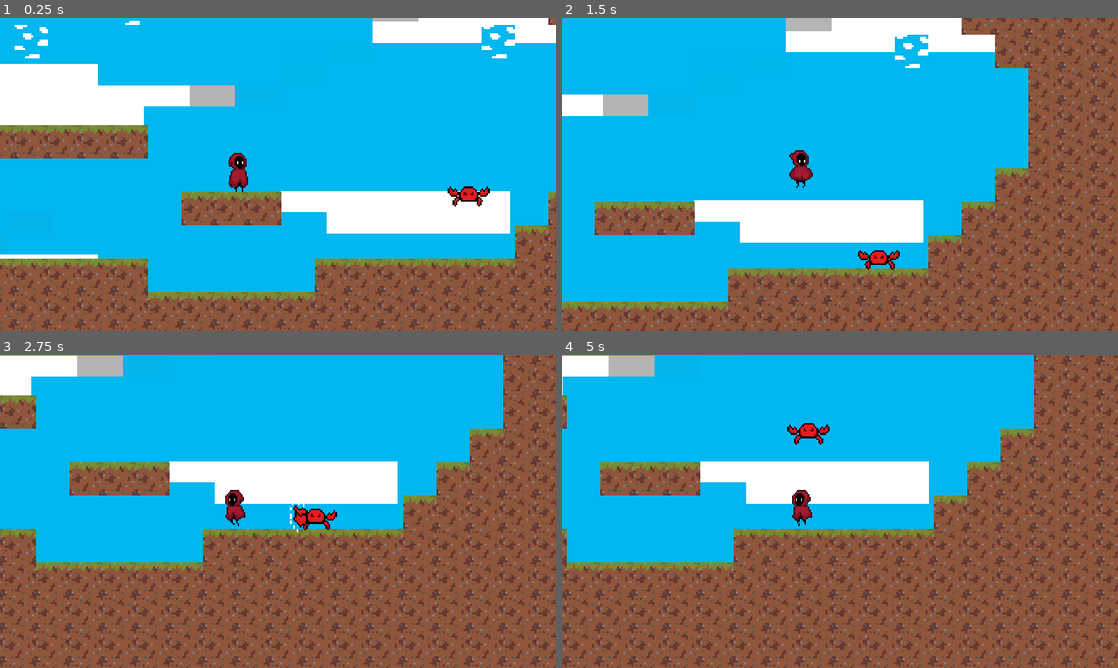
Above: before the commit, frames 1-4 (two rows, left to right).
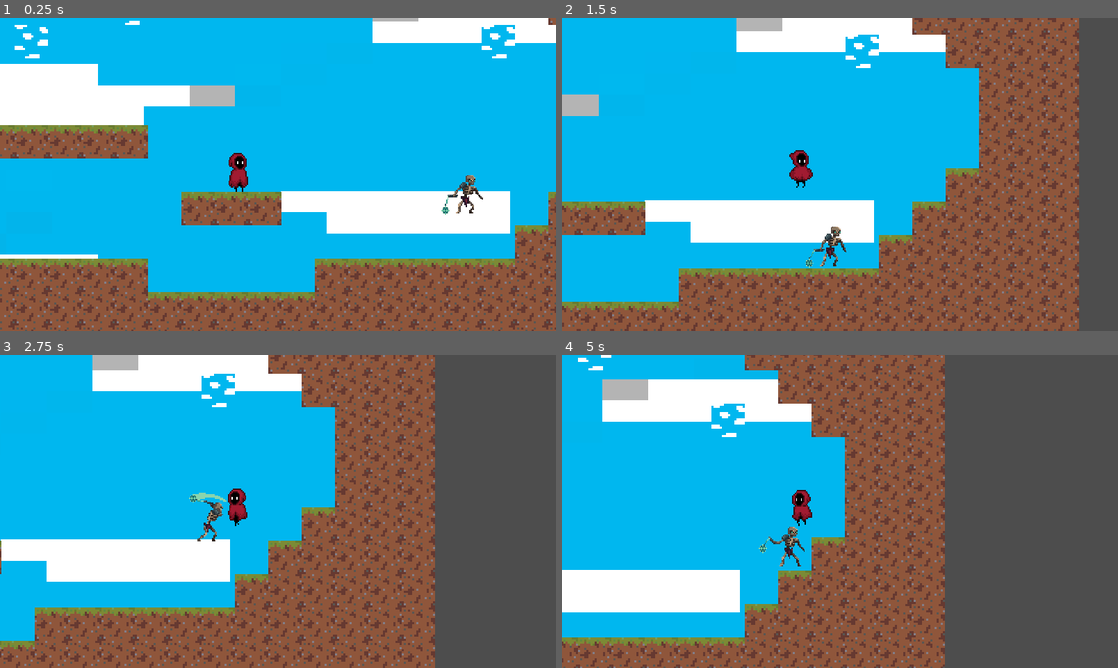
Above: after the commit, the same moments.

Repository: yeegz/Fallen-Asteri
Game: Godot game, scene res://scene.tscn
Same seed, same stepped clock (60 frames per second), same inputs: the game is played once before the commit and once after it. This scene is started directly instead of the project's main scene.
Inputs:
- Up to frame 1 (0.25 s): no input
- Up to frame 2 (1.5 s): tap Enter (ui_accept) at 0.5, 0.77 s; hold Right (ui_right) from 0.53 s (still down)
- Up to frame 3 (2.75 s): tap Enter (ui_accept) at 1.52 s; release Right (ui_right) at 2.03 s; hold Left (ui_left) from 2.03 s (still down)
- Up to frame 4 (5 s): release Left (ui_left) at 2.78 s; hold Right (ui_right) 2.78-4.28 s; tap Enter (ui_accept) at 3.02, 3.77, 4.52 s; hold Left (ui_left) from 4.28 s (still down)

The runs differ from the first frame. In frame 1, 0.4% of the frame differs, in the area x 79-89%, y 50-63%; in frame 2, 32%; in frame 3, 65%; in frame 4, 71%, in the area x 0-100%, y 0-100%.

Commit message:
change enemy sprite and animations and implement ingame

Diff:
--- a/Scenes/character_body_2d.gd
+++ b/Scenes/character_body_2d.gd
@@ -1,7 +1,7 @@
 extends CharacterBody2D
 
 #variable declaration
-const SPEED = 300
+const SPEED = 400
 const JUMP = -550
 var GRAVITY_VALUE = 1100
 var PLAYER_HP = 100
--- a/Scenes/enemy_12d.gd
+++ b/Scenes/enemy_12d.gd
@@ -62,13 +62,14 @@
 func animations(player_chase):
 	#Animation
 	if player_chase == false:
-		animation.play("crab_idle")
+		animation.play("enemy_idle")
 	elif attack_range == true:
-		animation.play("crab_attack")
+		animation.play("enemy_attack")
 
 #pathfinding
 func pathing(player_chase, delta, SPEED, JUMP):
 	if player_chase == true:
+
 		#move towards player if in detection area
 		position += (player.position - position)/ SPEED
 		#to prevent enemy from sliding
@@ -76,9 +77,9 @@
 
 		#Flip sprite according to direction
 		if player.position < position:
+			$AnimatedSprite2D.flip_h = true
+		elif player.position > position:
 			$AnimatedSprite2D.flip_h = false
-		elif player.position > position:
-			$AnimatedSprite2D.flip_h = true
 
 		#jumping func
 		if not player.is_on_floor() and is_on_floor():
--- a/Scenes/enemy_12d.tscn
+++ b/Scenes/enemy_12d.tscn
@@ -1,12 +1,13 @@
-[gd_scene load_steps=18 format=3 uid="uid://bbttsnhtdb1k5"]
+[gd_scene load_steps=48 format=3 uid="uid://bbttsnhtdb1k5"]
 
 [ext_resource type="Script" path="res://Scenes/enemy_12d.gd" id="1_685w0"]
-[ext_resource type="Texture2D" uid="uid://2h4hoec3d8ju" path="res://Temporary Files/idle/crab_idle_1.png" id="1_xxmt4"]
-[ext_resource type="Texture2D" uid="uid://dkyid5oc0hh7f" path="res://Temporary Files/idle/crab_idle.png" id="3_lehdf"]
-[ext_resource type="Texture2D" uid="uid://b0c70kjk4k5ou" path="res://Temporary Files/attack/crab_attack.png" id="3_onv81"]
+[ext_resource type="Texture2D" uid="uid://dth6r6p41n5yh" path="res://Temporary Files/idle/crab_idle_1.png" id="1_xxmt4"]
+[ext_resource type="Texture2D" uid="uid://bfaq26c7f6g10" path="res://Temporary Files/idle/crab_idle.png" id="3_lehdf"]
+[ext_resource type="Texture2D" uid="uid://cdam6cmpo18tv" path="res://Temporary Files/attack/crab_attack.png" id="3_onv81"]
+[ext_resource type="Texture2D" uid="uid://bdrn15gp760df" path="res://Temporary Files/Skeleton enemy.png" id="5_btf1u"]
 
 [sub_resource type="CircleShape2D" id="CircleShape2D_1g2fj"]
-radius = 19.0
+radius = 39.3192
 
 [sub_resource type="CapsuleShape2D" id="CapsuleShape2D_5i1fk"]
 radius = 121.0
@@ -48,6 +49,122 @@
 atlas = ExtResource("3_lehdf")
 region = Rect2(96, 0, 32, 32)
 
+[sub_resource type="AtlasTexture" id="AtlasTexture_qll2q"]
+atlas = ExtResource("5_btf1u")
+region = Rect2(0, 0, 64, 64)
+
+[sub_resource type="AtlasTexture" id="AtlasTexture_jvub7"]
+atlas = ExtResource("5_btf1u")
+region = Rect2(64, 0, 64, 64)
+
+[sub_resource type="AtlasTexture" id="AtlasTexture_0i3d1"]
+atlas = ExtResource("5_btf1u")
+region = Rect2(128, 0, 64, 64)
+
+[sub_resource type="AtlasTexture" id="AtlasTexture_70mll"]
+atlas = ExtResource("5_btf1u")
+region = Rect2(192, 0, 64, 64)
+
+[sub_resource type="AtlasTexture" id="AtlasTexture_cn5ew"]
+atlas = ExtResource("5_btf1u")
+region = Rect2(256, 0, 64, 64)
+
+[sub_resource type="AtlasTexture" id="AtlasTexture_2b27r"]
+atlas = ExtResource("5_btf1u")
+region = Rect2(320, 0, 64, 64)
+
+[sub_resource type="AtlasTexture" id="AtlasTexture_jnktw"]
+atlas = ExtResource("5_btf1u")
+region = Rect2(384, 0, 64, 64)
+
+[sub_resource type="AtlasTexture" id="AtlasTexture_isfau"]
+atlas = ExtResource("5_btf1u")
+region = Rect2(448, 0, 64, 64)
+
+[sub_resource type="AtlasTexture" id="AtlasTexture_uioy2"]
+atlas = ExtResource("5_btf1u")
+region = Rect2(512, 0, 64, 64)
+
+[sub_resource type="AtlasTexture" id="AtlasTexture_jhvte"]
+atlas = ExtResource("5_btf1u")
+region = Rect2(576, 0, 64, 64)
+
+[sub_resource type="AtlasTexture" id="AtlasTexture_d2b0d"]
+atlas = ExtResource("5_btf1u")
+region = Rect2(640, 0, 64, 64)
+
+[sub_resource type="AtlasTexture" id="AtlasTexture_fjmw7"]
+atlas = ExtResource("5_btf1u")
+region = Rect2(704, 0, 64, 64)
+
+[sub_resource type="AtlasTexture" id="AtlasTexture_l4ps1"]
+atlas = ExtResource("5_btf1u")
+region = Rect2(768, 0, 64, 64)
+
+[sub_resource type="AtlasTexture" id="AtlasTexture_dc600"]
+atlas = ExtResource("5_btf1u")
+region = Rect2(0, 192, 64, 64)
+
+[sub_resource type="AtlasTexture" id="AtlasTexture_jy685"]
+atlas = ExtResource("5_btf1u")
+region = Rect2(64, 192, 64, 64)
+
+[sub_resource type="AtlasTexture" id="AtlasTexture_rd8aw"]
+atlas = ExtResource("5_btf1u")
+region = Rect2(128, 192, 64, 64)
+
+[sub_resource type="AtlasTexture" id="AtlasTexture_b64qg"]
+atlas = ExtResource("5_btf1u")
+region = Rect2(192, 192, 64, 64)
+
+[sub_resource type="AtlasTexture" id="AtlasTexture_5ync2"]
+atlas = ExtResource("5_btf1u")
+region = Rect2(0, 128, 64, 64)
+
+[sub_resource type="AtlasTexture" id="AtlasTexture_loal7"]
+atlas = ExtResource("5_btf1u")
+region = Rect2(64, 128, 64, 64)
+
+[sub_resource type="AtlasTexture" id="AtlasTexture_fcnsj"]
+atlas = ExtResource("5_btf1u")
+region = Rect2(128, 128, 64, 64)
+
+[sub_resource type="AtlasTexture" id="AtlasTexture_6op70"]
+atlas = ExtResource("5_btf1u")
+region = Rect2(192, 128, 64, 64)
+
+[sub_resource type="AtlasTexture" id="AtlasTexture_emmue"]
+atlas = ExtResource("5_btf1u")
+region = Rect2(256, 128, 64, 64)
+
+[sub_resource type="AtlasTexture" id="AtlasTexture_8m2n2"]
+atlas = ExtResource("5_btf1u")
+region = Rect2(320, 128, 64, 64)
+
+[sub_resource type="AtlasTexture" id="AtlasTexture_a72r1"]
+atlas = ExtResource("5_btf1u")
+region = Rect2(384, 128, 64, 64)
+
+[sub_resource type="AtlasTexture" id="AtlasTexture_0xjsy"]
+atlas = ExtResource("5_btf1u")
+region = Rect2(448, 128, 64, 64)
+
+[sub_resource type="AtlasTexture" id="AtlasTexture_blbxu"]
+atlas = ExtResource("5_btf1u")
+region = Rect2(512, 128, 64, 64)
+
+[sub_resource type="AtlasTexture" id="AtlasTexture_njlqb"]
+atlas = ExtResource("5_btf1u")
+region = Rect2(576, 128, 64, 64)
+
+[sub_resource type="AtlasTexture" id="AtlasTexture_i1xb4"]
+atlas = ExtResource("5_btf1u")
+region = Rect2(640, 128, 64, 64)
+
+[sub_resource type="AtlasTexture" id="AtlasTexture_xkql2"]
+atlas = ExtResource("5_btf1u")
+region = Rect2(704, 128, 64, 64)
+
 [sub_resource type="SpriteFrames" id="SpriteFrames_ex4hy"]
 animations = [{
 "frames": [{
@@ -86,10 +203,112 @@
 "loop": true,
 "name": &"crab_idle",
 "speed": 5.0
+}, {
+"frames": [{
+"duration": 1.0,
+"texture": SubResource("AtlasTexture_qll2q")
+}, {
+"duration": 1.0,
+"texture": SubResource("AtlasTexture_jvub7")
+}, {
+"duration": 1.0,
+"texture": SubResource("AtlasTexture_0i3d1")
+}, {
+"duration": 1.0,
+"texture": SubResource("AtlasTexture_70mll")
+}, {
+"duration": 1.0,
+"texture": SubResource("AtlasTexture_cn5ew")
+}, {
+"duration": 1.0,
+"texture": SubResource("AtlasTexture_2b27r")
+}, {
+"duration": 1.0,
+"texture": SubResource("AtlasTexture_jnktw")
+}, {
+"duration": 1.0,
+"texture": SubResource("AtlasTexture_isfau")
+}, {
+"duration": 1.0,
+"texture": SubResource("AtlasTexture_uioy2")
+}, {
+"duration": 1.0,
+"texture": SubResource("AtlasTexture_jhvte")
+}, {
+"duration": 1.0,
+"texture": SubResource("AtlasTexture_d2b0d")
+}, {
+"duration": 1.0,
+"texture": SubResource("AtlasTexture_fjmw7")
+}, {
+"duration": 1.0,
+"texture": SubResource("AtlasTexture_l4ps1")
+}],
+"loop": true,
+"name": &"enemy_attack",
+"speed": 5.0
+}, {
+"frames": [{
+"duration": 1.0,
+"texture": SubResource("AtlasTexture_dc600")
+}, {
+"duration": 1.0,
+"texture": SubResource("AtlasTexture_jy685")
+}, {
+"duration": 1.0,
+"texture": SubResource("AtlasTexture_rd8aw")
+}, {
+"duration": 1.0,
+"texture": SubResource("AtlasTexture_b64qg")
+}],
+"loop": true,
+"name": &"enemy_idle",
+"speed": 5.0
+}, {
+"frames": [{
+"duration": 0.7,
+"texture": SubResource("AtlasTexture_5ync2")
+}, {
+"duration": 0.7,
+"texture": SubResource("AtlasTexture_loal7")
+}, {
+"duration": 0.7,
+"texture": SubResource("AtlasTexture_fcnsj")
+}, {
+"duration": 0.6,
+"texture": SubResource("AtlasTexture_6op70")
+}, {
+"duration": 0.6,
+"texture": SubResource("AtlasTexture_emmue")
+}, {
+"duration": 0.6,
+"texture": SubResource("AtlasTexture_8m2n2")
+}, {
+"duration": 0.6,
+"texture": SubResource("AtlasTexture_a72r1")
+}, {
+"duration": 0.6,
+"texture": SubResource("AtlasTexture_0xjsy")
+}, {
+"duration": 0.6,
+"texture": SubResource("AtlasTexture_blbxu")
+}, {
+"duration": 0.5,
+"texture": SubResource("AtlasTexture_njlqb")
+}, {
+"duration": 0.5,
+"texture": SubResource("AtlasTexture_i1xb4")
+}, {
+"duration": 0.5,
+"texture": SubResource("AtlasTexture_xkql2")
+}],
+"loop": true,
+"name": &"enemy_walk",
+"speed": 5.0
 }]
 
 [sub_resource type="CircleShape2D" id="CircleShape2D_rm23o"]
-radius = 43.0
+radius = 41.4367
 
 [node name="enemy12D" type="CharacterBody2D"]
 collision_layer = 4
@@ -118,18 +337,18 @@
 
 [node name="AnimatedSprite2D" type="AnimatedSprite2D" parent="."]
 texture_filter = 1
-position = Vector2(48, 54)
-scale = Vector2(3.09375, 3.21875)
+position = Vector2(52.25, 54.5)
+scale = Vector2(2.33594, 2.39062)
 sprite_frames = SubResource("SpriteFrames_ex4hy")
-animation = &"crab_attack"
-frame_progress = 0.275989
+animation = &"enemy_attack"
+frame_progress = 0.929049
 
 [node name="enemy_hitbox" type="Area2D" parent="."]
 collision_layer = 4
 collision_mask = 3
 
 [node name="CollisionShape2D" type="CollisionShape2D" parent="enemy_hitbox"]
-position = Vector2(48, 57)
+position = Vector2(49, 57)
 shape = SubResource("CircleShape2D_rm23o")
 
 [node name="cooldown" type="Timer" parent="."]
Not shown: 1 places in Scenes/character_body_2d.tscn that only renumber resources
Binary file added: Temporary Files/Skeleton enemy.png
Not shown: 1 places in main menu.tscn that only renumber resources
Not shown: 1 places in scene.tscn that only renumber resources
